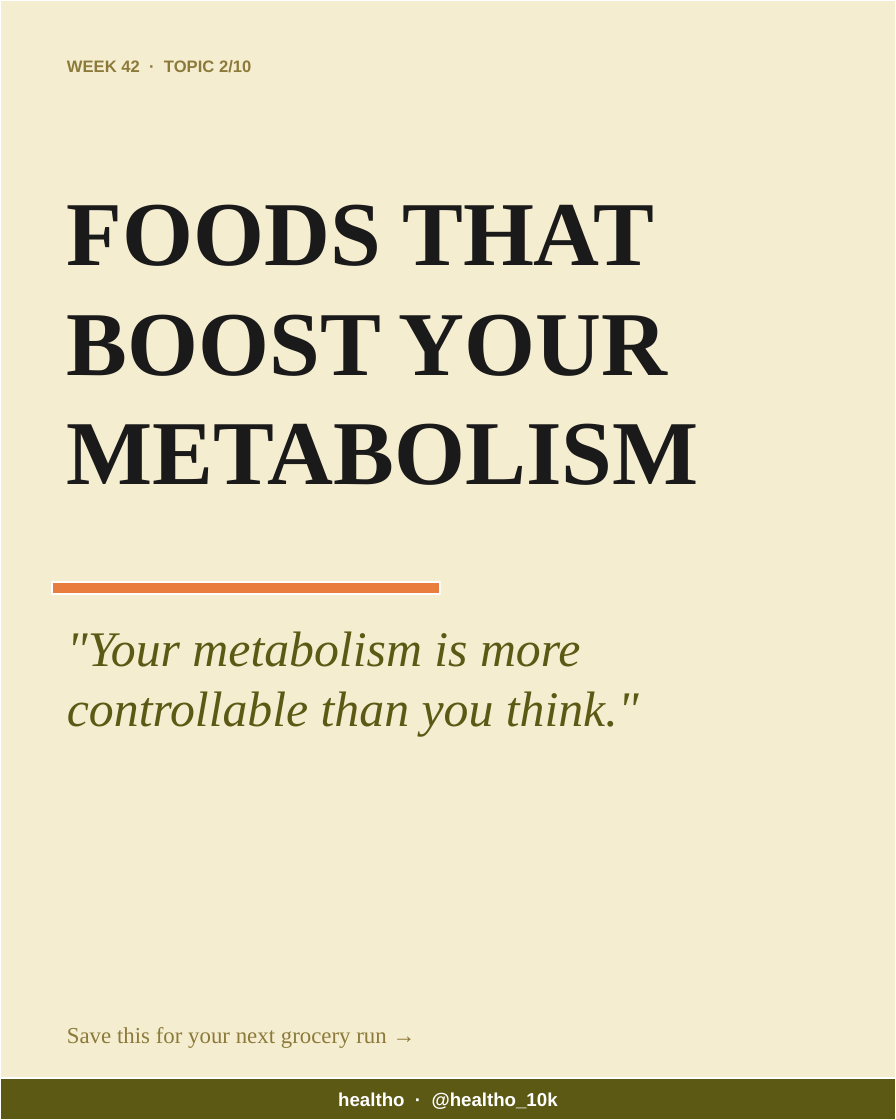
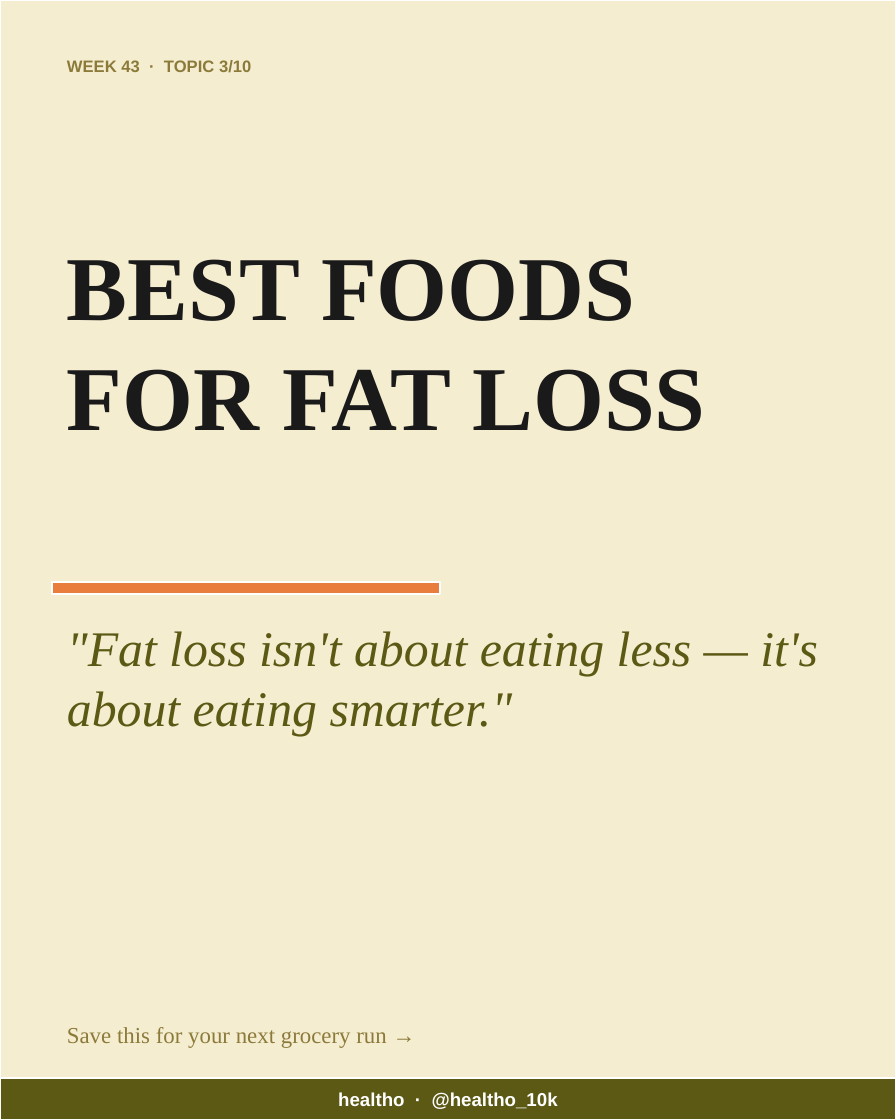
Before and after one commit to healtho-app/healtho, a slide deck: slide 1 of automation/output/latest-carousel.pptx. Drawn at 896x1120 pixels with LibreOffice and Linux fonts; fonts in the diff are those of the drawing. Boxes give left, top, right and bottom in pixels: in the first picture for what was removed or moved away, otherwise in the second. Text is boxed around its words. In the diff, an @@ line names an element or a change of style, - is before the commit and + after.

```diff
--- a/automation/output/latest-carousel.pptx
+++ b/automation/output/latest-carousel.pptx
@@ text at (x1=67, y1=60, x2=251, y2=73): text changed @@
-WEEK 42 · TOPIC 2/10
+WEEK 43 · TOPIC 3/10
@@ text at (x1=67, y1=259, x2=705, y2=431): text changed @@
-FOODS THAT BOOST YOUR METABOLISM
+BEST FOODS FOR FAT LOSS
@@ text at (x1=67, y1=631, x2=818, y2=736): text changed @@
-"Your metabolism is more controllable than you think."
+"Fat loss isn't about eating less — it's about eating smarter."
```
Also in this commit, not shown: 4 other slides changed, 5 other files.
